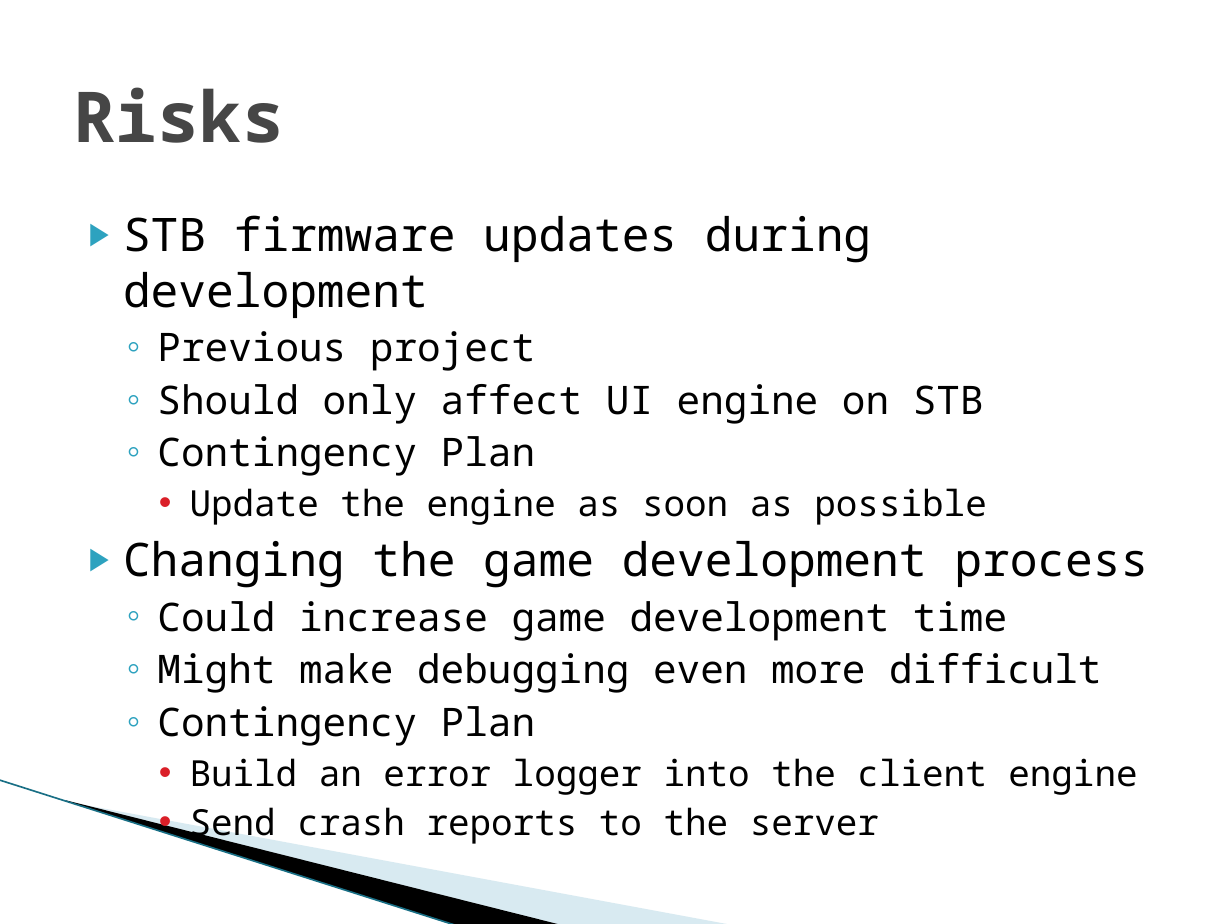
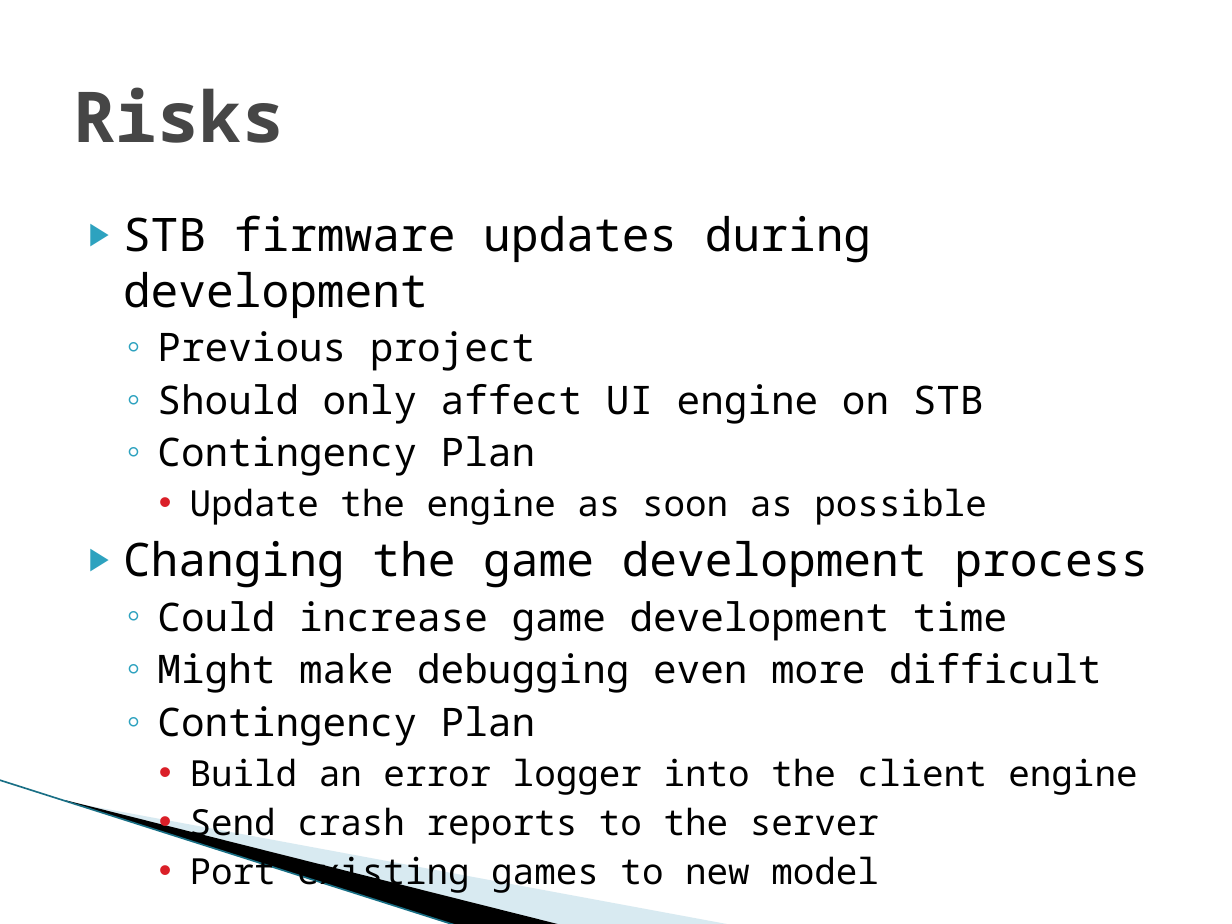
Before and after one commit to SDSMT-CSC/STBMF, a slide deck: slide 11 of Sprint1_Documents/Sprint 1 Review.pptx (slide 9 before the commit). Drawn at 1232x924 pixels with LibreOffice and Linux fonts; fonts in the diff are those of the drawing; background and template pictures are left out. Boxes give left, top, right and bottom in pixels: in the first picture for what was removed or moved away, otherwise in the second. Text is boxed around its words. In the diff, an @@ line names an element or a change of style, - is before the commit and + after.

```diff
--- a/Sprint1_Documents/Sprint 1 Review.pptx
+++ b/Sprint1_Documents/Sprint 1 Review.pptx
@@ text at box(190, 850, 879, 894): paragraph added @@
+    • Port existing games to new model
```
Also in this commit, not shown: 1 other slide changed, 2 slides added, 2 other files.
